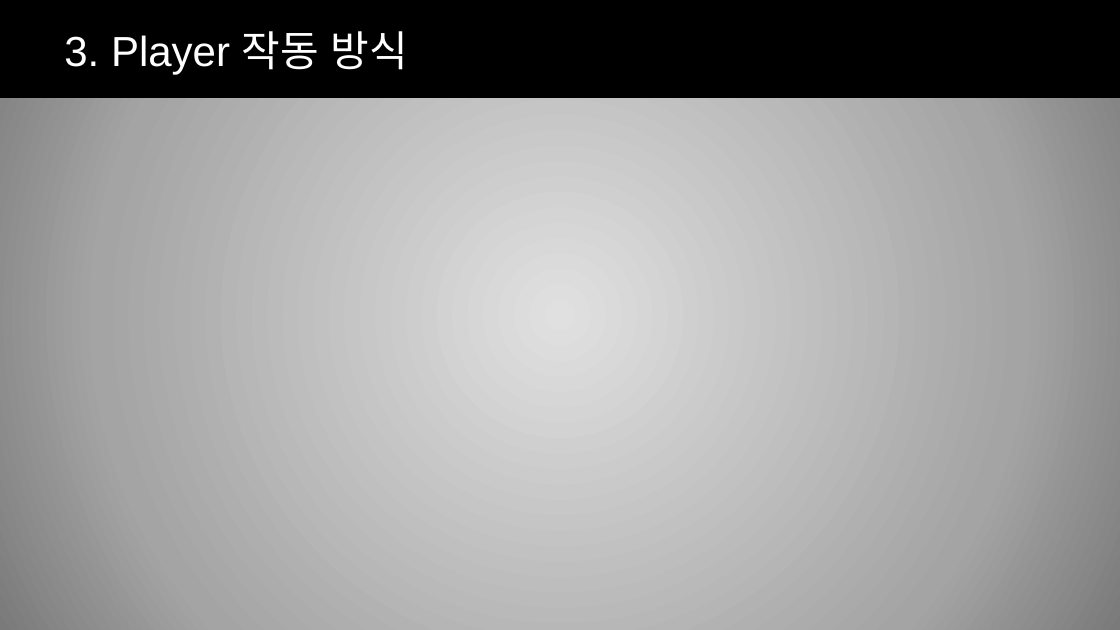
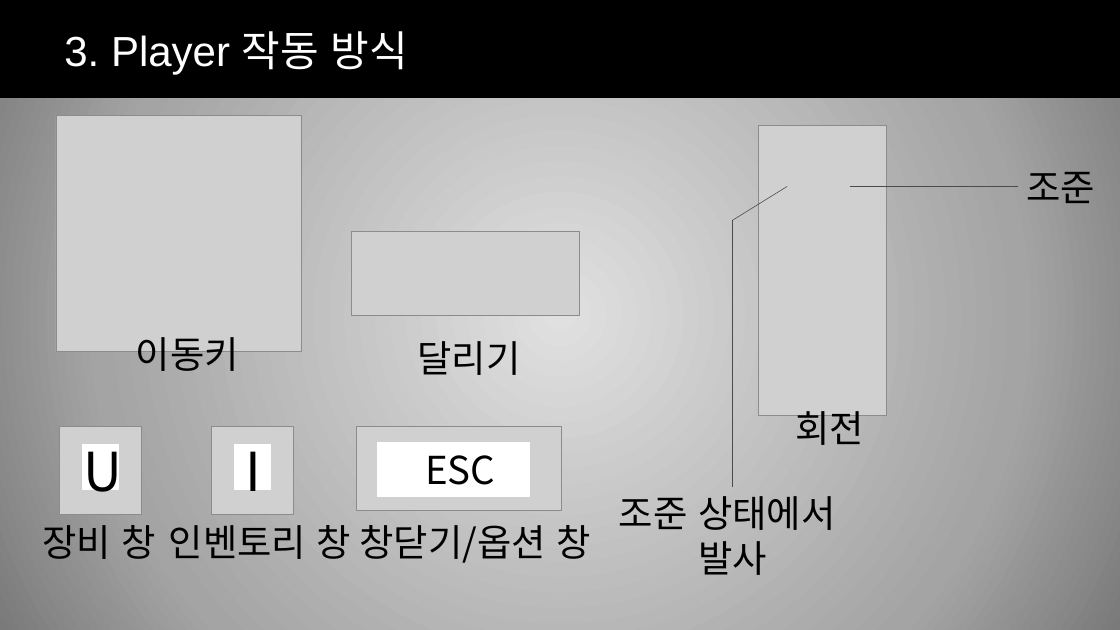
Before and after one commit to hyungun26/TheDarkest, a slide deck: slide 6 of The Darkest ppt.pptx. Drawn at 1120x630 pixels with LibreOffice and Linux fonts; fonts in the diff are those of the drawing; grey boxes stand for pictures; background and template pictures are left out. Boxes give left, top, right and bottom in pixels: in the first picture for what was removed or moved away, otherwise in the second. Text is boxed around its words. In the diff, an @@ line names an element or a change of style, - is before the commit and + after.

```diff
--- a/The Darkest ppt.pptx
+++ b/The Darkest ppt.pptx
@@ picture added at (x1=56, y1=116, x2=302, y2=352) @@
@@ picture added at (x1=758, y1=126, x2=886, y2=415) @@
@@ text added at (x1=1026, y1=172, x2=1095, y2=203), 32 pt, text #000000 @@
+조준
@@ line added from (787, 187) to (733, 220), #4B4B4B 0.5 pt @@
@@ line added from (850, 187) to (1018, 187), #4B4B4B 0.5 pt @@
@@ picture added at (x1=351, y1=232, x2=579, y2=315) @@
@@ line added from (733, 220) to (733, 486), #4B4B4B 0.5 pt @@
@@ text added at (x1=136, y1=337, x2=239, y2=371), 32 pt, text #000000 @@
+이동키
@@ text added at (x1=418, y1=341, x2=521, y2=375), 32 pt, text #000000 @@
+달리기
@@ text added at (x1=795, y1=411, x2=864, y2=445), 32 pt, text #000000 @@
+회전
@@ picture added at (x1=60, y1=427, x2=142, y2=514) @@
@@ rectangle added at (x1=82, y1=444, x2=118, y2=490), fill #FFFFFF, outline #FFFFFF 1 pt @@
@@ text added at (x1=83, y1=444, x2=122, y2=492), 46 pt, text #000000 @@
+U
@@ picture added at (x1=212, y1=427, x2=294, y2=514) @@
@@ rectangle added at (x1=234, y1=444, x2=271, y2=490), fill #FFFFFF, outline #FFFFFF 1 pt @@
@@ text added at (x1=245, y1=444, x2=261, y2=491), 46 pt, text #000000 @@
+I
@@ picture added at (x1=357, y1=427, x2=562, y2=510) @@
@@ rectangle added at (x1=377, y1=442, x2=529, y2=497), fill #FFFFFF, outline #FFFFFF 1 pt @@
@@ text added at (x1=425, y1=455, x2=495, y2=485), 33 pt, text #000000 @@
+ESC
@@ text added at (x1=619, y1=496, x2=835, y2=575), 32 pt, text #000000 @@
+조준 상태에서
+발사
@@ text added at (x1=43, y1=525, x2=156, y2=559), 32 pt, text #000000 @@
+장비 창
@@ text added at (x1=169, y1=525, x2=351, y2=559), 32 pt, text #000000 @@
+인벤토리 창
@@ text added at (x1=360, y1=525, x2=590, y2=563), 32 pt, text #000000 @@
+창닫기/옵션 창
```
Also in this commit, not shown: 8 other slides changed, 2 slides added, 2 other files.
